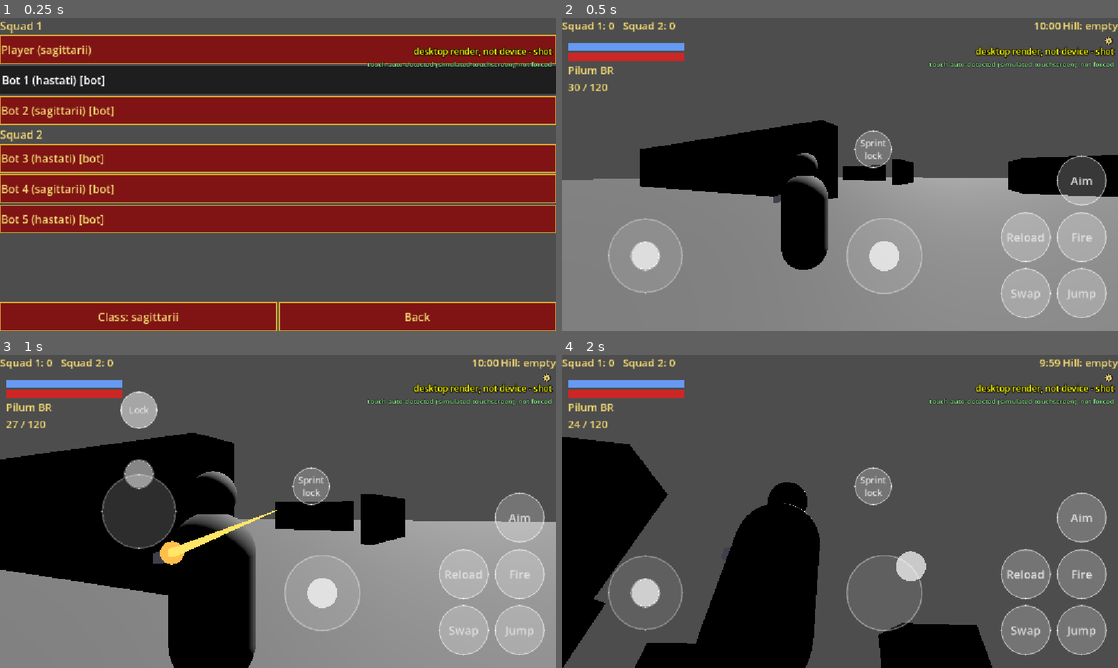
Above: before the commit, frames 1-4 (two rows, left to right).
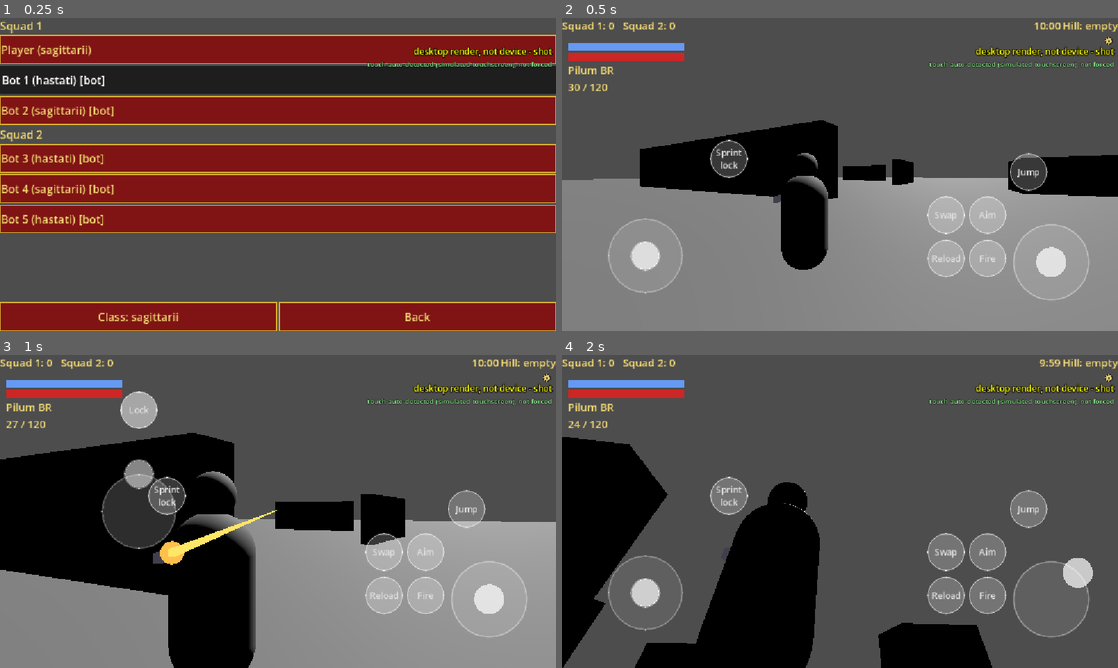
Above: after the commit, the same moments.

Repository: shibicb72-design/Project_Gladius
Game: Godot game, scene res://tools/touch_capture.tscn
The game is run twice, just before and just after one commit, with the same random seed, the same clock (stepped at 60 frames per second) and the same inputs. This scene is started directly instead of the project's main scene.
Inputs (mouse positions are in pixels of both pictures, inside the frame that each line leads up to):
- Up to frame 1 (0.25 s): no input
- Up to frame 2 (0.5 s): no input
- Up to frame 3 (1 s): move the mouse to (400, 495) at 0.52 s; hold D (move_right) from 0.53 s (still down); hold Right mouse button (aim) from 0.53 s (still down); tap Space (jump) at 0.77 s; click (400, 495) at 0.8 s
- Up to frame 4 (2 s): tap Space (jump) at 1.07 s; release D (move_right) at 1.25 s; release Right mouse button (aim) at 1.25 s; drag from (728, 527) to (812, 574) at 1.27 s

Frame 1 is identical in both runs. In frame 2, 6.7% of the frame differs, in the area x 26-98%, y 35-97%; in frame 3, 5.0%; in frame 4, 9.4%.

Commit message:
feat: G2L new default touch layout
Co-Authored-By: Claude Sonnet 5.5 <noreply@anthropic.com>

Diff:
--- a/data/input.json
+++ b/data/input.json
@@ -39,7 +39,7 @@
 		"threshold_at_sensitivity_100": {"_placeholder": true, "value": 0.7, "unit": "fraction of stick radius"},
 		"forward_cone_half_angle_deg": {"_placeholder": true, "value": 25.0, "unit": "degrees from straight forward"},
 		"lock_target": {"_placeholder": true, "distance_radii": 2.7, "size_frac_of_height": 0.12, "note": "centre of the lock target above the move-stick origin, in stick radii; its size as a fraction of the HUD height"},
-		"lock_button": {"_placeholder": true, "pos": [0.56, 0.42], "size_frac_of_height": 0.12, "note": "default position [x of width, y of height] of the movable Sprint lock button; the profile layout (G2e) overrides it; always at least min_dp",
+		"lock_button": {"_placeholder": true, "size_frac_of_height": 0.12, "note": "size of the movable Sprint lock button; its default position is touch_layout.sprint_lock_pos (G2L); always at least min_dp",
 			"min_dp": 48.0}
 	},
 	"move_feel": {
@@ -55,9 +55,9 @@
 		"tap_slop_frac_of_height": 0.01,
 		"knob_frac_of_radius": 0.4,
 		"ring_alpha": 0.35,
-		"_sticks_todo": "OQ-35: rest centres of the always-visible sticks are placeholders: [x as fraction of width, y as fraction of height]. Move bottom-left; look bottom-centre-right, left of the button cluster.",
+		"_sticks_todo": "OQ-35: rest centres of the always-visible sticks are placeholders: [x as fraction of width, y as fraction of height]. G2L: move bottom-left; look bottom-right, with the button cluster north-west of it.",
 		"move_stick_rest": [0.15, 0.76],
-		"look_stick_rest": [0.58, 0.76],
+		"look_stick_rest": [0.88, 0.78],
 		"_move_stick_note": "Which move stick the touch HUD builds. 'virtual' (the default) = Godot 4.7 VirtualJoystick; 'custom' = the hand-written stick, kept as a working fallback. The player profile (Settings in the main menu) overrides this value. See docs/CONTROLS.md and OQ-VJOY.",
 		"move_stick": "virtual",
 		"_vjoy_layout_note": "Only used when move_stick is 'virtual'. 'floating' (default): JOYSTICK_DYNAMIC, a touch anywhere in the left half (move_zone) spawns the base under the thumb. 'fixed': JOYSTICK_FIXED at move_stick_rest, only touches on the stick grab it; other touches go to look.",
@@ -73,18 +73,19 @@
 		"look_zone": {"left": 0.5, "top": 0.0, "right": 1.0, "bottom": 1.0},
 		"tap_fire_max_s": 0.2,
 		"fire_pulse_s": 0.08,
-		"_buttons_todo": "OQ-35: button size, gap, anchor, font and grid cells are placeholders, not design values. Cells count from the anchor corner (col from the right, row from the bottom). Keys of buttons are InputMap actions.",
+		"_buttons_todo": "OQ-35, G2L: button size, min_dp, font and offsets are placeholders, not design values. offset = [dx, dy] of the button centre from the look stick rest centre, in button sizes (negative = west/north). Keys of buttons are InputMap actions.",
 		"_placeholder_buttons": true,
-		"button_size_frac_of_height": 0.16,
-		"button_gap_frac_of_height": 0.02,
+		"button_size_frac_of_height": 0.12,
+		"button_min_dp": 48.0,
 		"button_font_frac_of_size": 0.24,
-		"button_anchor": [0.98, 0.96],
 		"buttons": {
-			"jump": {"label": "Jump", "col": 0, "row": 0},
-			"swap_weapon": {"label": "Swap", "col": 1, "row": 0},
-			"fire": {"label": "Fire", "col": 0, "row": 1},
-			"reload": {"label": "Reload", "col": 1, "row": 1},
-			"aim": {"label": "Aim", "col": 0, "row": 2}
-		}
+			"jump": {"label": "Jump", "offset": [-0.6, -2.4]},
+			"swap_weapon": {"label": "Swap", "offset": [-2.8, -1.25]},
+			"fire": {"label": "Fire", "offset": [-1.7, -0.1]},
+			"reload": {"label": "Reload", "offset": [-2.8, -0.1]},
+			"aim": {"label": "Aim", "offset": [-1.7, -1.25]}
+		},
+		"_sprint_lock_note": "G2L: the one default position of the movable Sprint lock button, [x of width, y of height] of its centre. The profile value (sprint_lock_pos) overrides it. Its size and min_dp stay in sprint.lock_button.",
+		"sprint_lock_pos": [0.30, 0.45]
 	}
 }
--- a/scripts/systems/save_service.gd
+++ b/scripts/systems/save_service.gd
@@ -18,7 +18,7 @@
 	return {"version": VERSION, "gamertag": DEFAULT_GAMERTAG, "last_ip": "", "gyro_enabled": false,  # OQ-34: gyro off by default
 			"move_stick": "", "vjoy_layout": "",  # "" = use data/input.json touch_layout (see docs/CONTROLS.md)
 			"sprint_sensitivity": DataRegistry.new().load_file("res://data/input.json")["sprint_sensitivity"]["default"],
-			"sprint_lock_pos": []}  # [] = data/input.json sprint.lock_button.pos; G2e's layout editor writes [x, y] (fractions)
+			"sprint_lock_pos": []}  # [] = data/input.json touch_layout.sprint_lock_pos; G2e's layout editor writes [x, y] (fractions)
 
 
 ## Slider value from a file or menu: snapped to the step and clamped to the data range.
--- a/scripts/ui/touch_hud.gd
+++ b/scripts/ui/touch_hud.gd
@@ -48,17 +48,16 @@
 	provider.configure(cfg)
 	set_anchors_preset(Control.PRESET_FULL_RECT)
 	mouse_filter = Control.MOUSE_FILTER_IGNORE
-	var anchor: Array = _layout.get("button_anchor", [1.0, 1.0])
-	for action in _layout.get("buttons", {}):
+	for action in _layout["buttons"]:
 		var spec: Dictionary = _layout["buttons"][action]
 		var b := Button.new()
 		b.text = String(spec.get("label", action))
 		b.mouse_filter = Control.MOUSE_FILTER_IGNORE
 		b.focus_mode = Control.FOCUS_NONE
-		b.anchor_left = anchor[0]
-		b.anchor_right = anchor[0]
-		b.anchor_top = anchor[1]
-		b.anchor_bottom = anchor[1]
+		b.anchor_left = 0.0  # offsets below are absolute HUD positions (relayout)
+		b.anchor_right = 0.0
+		b.anchor_top = 0.0
+		b.anchor_bottom = 0.0
 		add_child(b)
 		_buttons[action] = b
 	if bool(_DataRegistry.new().load_file("res://data/ui.json")["touch_debug_overlay"]["enabled"]):
@@ -107,7 +106,7 @@
 func _lock_button_center() -> Vector2:
 	var p: Array = AppFlow.profile.get("sprint_lock_pos", [])
 	if p.size() != 2:
-		p = cfg["sprint"]["lock_button"]["pos"]
+		p = _layout["sprint_lock_pos"]
 	return Vector2(float(p[0]) * _area().x, float(p[1]) * _area().y)
 
 
@@ -293,8 +292,8 @@
 	for action in _buttons:
 		var b: Button = _buttons[action]
 		var cell := _cell_rect(_layout["buttons"][action])
-		b.offset_left = cell.position.x - _anchor_point().x
-		b.offset_top = cell.position.y - _anchor_point().y
+		b.offset_left = cell.position.x
+		b.offset_top = cell.position.y
 		b.offset_right = b.offset_left + s
 		b.offset_bottom = b.offset_top + s
 		b.add_theme_font_size_override("font_size", int(s * float(_layout.get("button_font_frac_of_size", 0.24))))
@@ -304,18 +303,18 @@
 
 
 ## Rest centre of a stick in HUD space, from data (x of width, y of height).
-func _rest_center(key: String, fallback: Array) -> Vector2:
-	var a: Array = _layout.get(key, fallback)
+func _rest_center(key: String) -> Vector2:
+	var a: Array = _layout[key]
 	var s := _area()
 	return Vector2(float(a[0]) * s.x, float(a[1]) * s.y)
 
 
 func get_move_rest() -> Vector2:
-	return _rest_center("move_stick_rest", [0.15, 0.76])
+	return _rest_center("move_stick_rest")
 
 
 func get_look_rest() -> Vector2:
-	return _rest_center("look_stick_rest", [0.58, 0.76])
+	return _rest_center("look_stick_rest")
 
 
 ## Places both stick rings: look is fixed at rest; move follows the thumb while held and returns to rest on release.
@@ -377,21 +376,17 @@
 	return _zone_rect("move_zone")
 
 
-func _anchor_point() -> Vector2:
-	var a: Array = _layout.get("button_anchor", [1.0, 1.0])
-	var area := _area()
-	return Vector2(float(a[0]) * area.x, float(a[1]) * area.y)
-
-
+## Button side in px: its data fraction of the HUD height, never below button_min_dp (touch target floor).
 func _button_size() -> float:
-	return float(_layout.get("button_size_frac_of_height", 0.16)) * _area().y
-
-
+	return maxf(float(_layout["button_size_frac_of_height"]) * _area().y, float(_layout["button_min_dp"]) * _Platform.new().get_dp_scale())
+
+
+## A button's rect: its data offset (in button sizes) from the look stick rest centre.
 func _cell_rect(spec: Dictionary) -> Rect2:
 	var s := _button_size()
-	var step := s + float(_layout.get("button_gap_frac_of_height", 0.02)) * _area().y
-	var corner := _anchor_point()
-	return Rect2(corner.x - s - int(spec.get("col", 0)) * step, corner.y - s - int(spec.get("row", 0)) * step, s, s)
+	var o: Array = spec["offset"]
+	var c := get_look_rest() + Vector2(float(o[0]), float(o[1])) * s
+	return Rect2(c - Vector2.ONE * s * 0.5, Vector2.ONE * s)
 
 
 ## Screen rect of the button for an action (the HUD is full-screen, so this is viewport space).
--- /dev/null
+++ b/tests/test_touch_layout_g2l.gd
@@ -0,0 +1,135 @@
+extends "res://tests/test_case.gd"
+
+## G2L: the default touch layout. Look stick bottom-right, the five buttons smaller and north-west of it,
+## one data default for the Sprint lock button (touch_layout.sprint_lock_pos), 48 dp targets, no overlaps.
+
+const _TouchScene := preload("res://scenes/ui/touch_hud.tscn")
+const _HudScene := preload("res://scenes/ui/hud.tscn")
+const _PauseScene := preload("res://scenes/ui/pause_menu.tscn")
+const _TouchHud := preload("res://scripts/ui/touch_hud.gd")
+const SIZES := [Vector2(1512, 648), Vector2(2520, 1080), Vector2(1152, 959), Vector2(2176, 1812)]
+const OLD_BUTTON_SIZE_FRAC := 0.16  # data/input.json touch_layout.button_size_frac_of_height at f793f1a
+
+
+func _root() -> Window:
+	return (Engine.get_main_loop() as SceneTree).root
+
+
+func _new_touch(sz: Vector2) -> Control:
+	var touch: Control = _TouchScene.instantiate()
+	_root().add_child(touch)
+	touch.cfg["force_touch_hud"] = true
+	touch.refresh_visibility()
+	touch.set_anchors_and_offsets_preset(Control.PRESET_TOP_LEFT)
+	touch.size = sz
+	touch.relayout()
+	return touch
+
+
+func _modes() -> Array:
+	return ["custom", "virtual"]
+
+
+func test_look_stick_bottom_right_and_buttons_north_west() -> void:
+	for mode in _modes():
+		_TouchHud.move_stick_override = mode
+		for sz in SIZES:
+			var touch := _new_touch(sz)
+			var look: Vector2 = touch.look_stick.get_global_rect().get_center()
+			assert_true(look.x > 0.5 * sz.x and look.y > 0.5 * sz.y, "%s %s: look stick centre %s in the bottom-right quadrant" % [mode, sz, look])
+			for action in touch.get_button_actions():
+				var c: Vector2 = touch.get_button_rect(action).get_center()
+				assert_true(c.x < look.x and c.y < look.y, "%s %s: %s centre %s north-west of look centre %s" % [mode, sz, action, c, look])
+			touch.free()
+	_TouchHud.move_stick_override = ""
+
+
+func test_buttons_smaller_than_before_and_data_driven() -> void:
+	var touch := _new_touch(Vector2(2520, 1080))
+	var frac: float = touch.cfg["touch_layout"]["button_size_frac_of_height"]
+	assert_true(frac < OLD_BUTTON_SIZE_FRAC, "button size frac %s < old %s" % [frac, OLD_BUTTON_SIZE_FRAC])
+	assert_true(touch.cfg["touch_layout"]["_placeholder"], "touch_layout is marked placeholder")
+	assert_eq(touch.get_button_actions().size(), 5, "five buttons")
+	touch.free()
+
+
+func test_targets_at_least_48dp_at_dpi_0_and_420() -> void:
+	for dpi in [0.0, 420.0]:
+		PlatformServices.dpi_override = dpi
+		var dp := PlatformServices.new().get_dp_scale()
+		for sz in SIZES:
+			var touch := _new_touch(sz)
+			var rects := {"look_stick": touch.look_stick.get_global_rect(), "move_stick": touch.get_move_visual_rect(),
+				"lock_button": touch.get_lock_button_rect()}
+			for action in touch.get_button_actions():
+				rects["button_" + action] = touch.get_button_rect(action)
+			for n in rects:
+				var r: Rect2 = rects[n]
+				assert_true(r.size.x / dp >= 48.0 - 1e-3 and r.size.y / dp >= 48.0 - 1e-3, "%s %.1f dp >= 48 at %s dpi %s" % [n, r.size.x / dp, sz, dpi])
+			touch.free()
+	PlatformServices.dpi_override = 0.0
+
+
+## Every control (both sticks, five buttons, Sprint lock button and target, gear) is clear of each other and of the HUD labels.
+func _check_pairwise(sz: Vector2) -> void:
+	var touch := _new_touch(sz)
+	var game: GameHud = _HudScene.instantiate()
+	_root().add_child(game)
+	game.set_anchors_and_offsets_preset(Control.PRESET_TOP_LEFT)
+	game.size = sz
+	game.scores_label.text = "Squad VIII: XXXVIII   Squad II: XXIX"
+	game.timer_label.text = "10:00"
+	game.hill_label.text = "Hill: contested"
+	game.weapon_label.text = "Gladius Rifle"
+	game.ammo_label.text = "120 / 360"
+	var pm: PauseMenu = _PauseScene.instantiate()
+	_root().add_child(pm)
+	pm.set_anchors_and_offsets_preset(Control.PRESET_TOP_LEFT)
+	pm.size = sz
+	await (Engine.get_main_loop() as SceneTree).process_frame
+	await (Engine.get_main_loop() as SceneTree).process_frame
+	var items := {"move_stick": touch.get_move_visual_rect(), "look_stick": touch.look_stick.get_global_rect(),
+		"lock_button": touch.get_lock_button_rect(), "lock_target": touch.get_lock_target_rect(),
+		"gear": pm.get_gear_touch_rect()}
+	for action in touch.get_button_actions():
+		items["button_" + action] = touch.get_button_rect(action)
+	var names: Array = items.keys()
+	var view := Rect2(Vector2.ZERO, sz)
+	for i in names.size():
+		assert_true(view.encloses(items[names[i]]), "%s inside the viewport at %s, got %s" % [names[i], sz, items[names[i]]])
+		for j in range(i + 1, names.size()):
+			assert_true(not items[names[i]].intersects(items[names[j]]), "%s %s overlaps %s %s at %s" % [names[i], items[names[i]], names[j], items[names[j]], sz])
+	pm.free()
+	game.free()
+	touch.free()
+
+
+func test_pairwise_no_overlap_four_sizes_both_modes() -> void:
+	for mode in _modes():
+		_TouchHud.move_stick_override = mode
+		for sz in SIZES:
+			await _check_pairwise(sz)
+	_TouchHud.move_stick_override = ""
+
+
+func test_lock_default_only_in_touch_layout_and_profile_overrides() -> void:
+	var cfg: Dictionary = JSON.parse_string(FileAccess.get_file_as_string("res://data/input.json"))
+	assert_true(not cfg["sprint"]["lock_button"].has("pos"), "no lock default in sprint.lock_button")
+	assert_true(not str(cfg["sprint"]).contains("0.56"), "old lock default value gone from the sprint block")
+	var def: Array = cfg["touch_layout"]["sprint_lock_pos"]
+	assert_eq(def.size(), 2, "touch_layout.sprint_lock_pos is [x, y]")
+	assert_true(cfg["touch_layout"]["_placeholder"], "touch_layout (incl. the lock default) is placeholder")
+	# The only reader of the default is TouchHud._lock_button_center (git grep lock_button / sprint_lock_pos: the
+	# other readers, save_service.gd, settings_panel.gd, main_menu.gd, only carry the profile value, [] = default).
+	var sz := Vector2(1512, 648)
+	var old_profile: Dictionary = AppFlow.profile
+	var prof := old_profile.duplicate()
+	prof["sprint_lock_pos"] = []
+	AppFlow.profile = prof
+	var touch := _new_touch(sz)
+	assert_true(touch.get_lock_button_rect().get_center().is_equal_approx(Vector2(float(def[0]) * sz.x, float(def[1]) * sz.y)), "default comes from touch_layout.sprint_lock_pos")
+	prof["sprint_lock_pos"] = [0.25, 0.5]
+	touch.relayout()
+	assert_true(touch.get_lock_button_rect().get_center().is_equal_approx(Vector2(0.25 * sz.x, 0.5 * sz.y)), "profile value overrides the default")
+	touch.free()
+	AppFlow.profile = old_profile
--- a/tools/touch_capture.gd
+++ b/tools/touch_capture.gd
@@ -21,6 +21,7 @@
 var _vjoy_shot_name: String = ""
 var _sprint_shot_name: String = ""
 var _menu_shot_name: String = ""
+var _layout_shot_name: String = ""
 
 
 func _ready() -> void:
@@ -33,6 +34,8 @@
 			_dpi = float(a.substr(6))
 		elif a.begins_with("--vjoy-shot="):  # only save the VirtualJoystick move stick at rest as <out>/<value>.png
 			_vjoy_shot_name = a.substr(12)
+		elif a.begins_with("--layout-shot="):  # G2L: match HUD at rest with labels filled, saved as <tag>_<value>.png; use --tag=layout
+			_layout_shot_name = a.substr(14)
 		elif a.begins_with("--menu-shot="):  # in-match menu: saves <tag>_closed_<value>_landscape.png and <tag>_open_...; use --tag=menu
 			_menu_shot_name = a.substr(12)
 		elif a.begins_with("--sprint-shot="):  # sprint lock target mid-push ("sprint_lock_*") or locked state ("sprint_locked_*")
@@ -106,6 +109,10 @@
 			_log("skipped %s: portrait is out of scope (OQ-PORTRAIT)" % _sprint_shot_name)
 		else:
 			await _sprint_shot()
+		get_tree().quit(0)
+		return
+	if _layout_shot_name != "":
+		await _layout_shot()
 		get_tree().quit(0)
 		return
 	if _menu_shot_name != "":
@@ -256,6 +263,28 @@
 
 
 ## G2M: the match with the gear closed, then a real tap on the gear (pushed through the viewport) and the open menu.
+func _layout_shot() -> void:
+	var m: MatchRoot = _MatchScene.instantiate()
+	m.auto_start = false
+	m.bake_navmesh = false
+	m.fill_bots = false
+	add_child(m)
+	await _frames(2)
+	m.begin()
+	await _frames(5)
+	var hud: GameHud = m.hud
+	hud.scores_label.text = "Squad VIII: XXXVIII   Squad II: XXIX"
+	hud.timer_label.text = "10:00"
+	hud.hill_label.text = "Hill: contested"
+	hud.weapon_label.text = "Gladius Rifle"
+	hud.ammo_label.text = "120 / 360"
+	m.get_node("Hud/TouchHud").relayout()
+	await _frames(3)
+	await _shot(_layout_shot_name)
+	m.queue_free()
+	await _frames(2)
+
+
 func _menu_shots() -> void:
 	var m: MatchRoot = _MatchScene.instantiate()
 	m.auto_start = false
Not shown, added: tests/test_touch_layout_g2l.gd.uid
Not shown, changed: docs/OPEN_QUESTIONS.md
